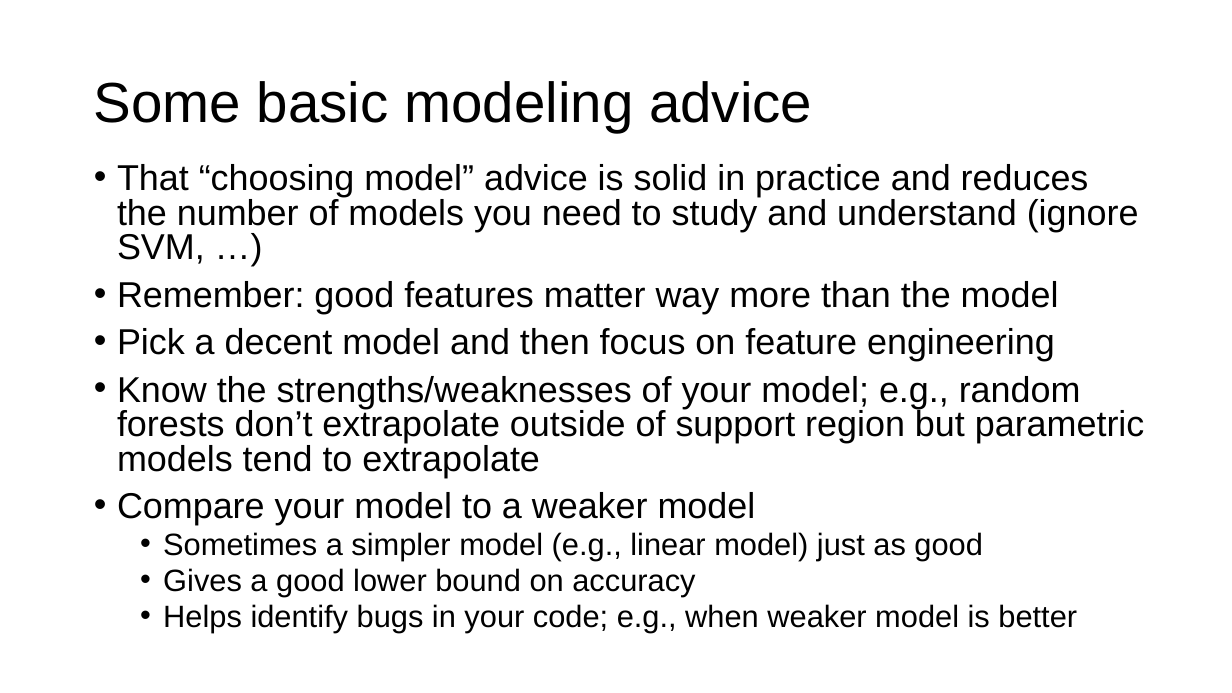
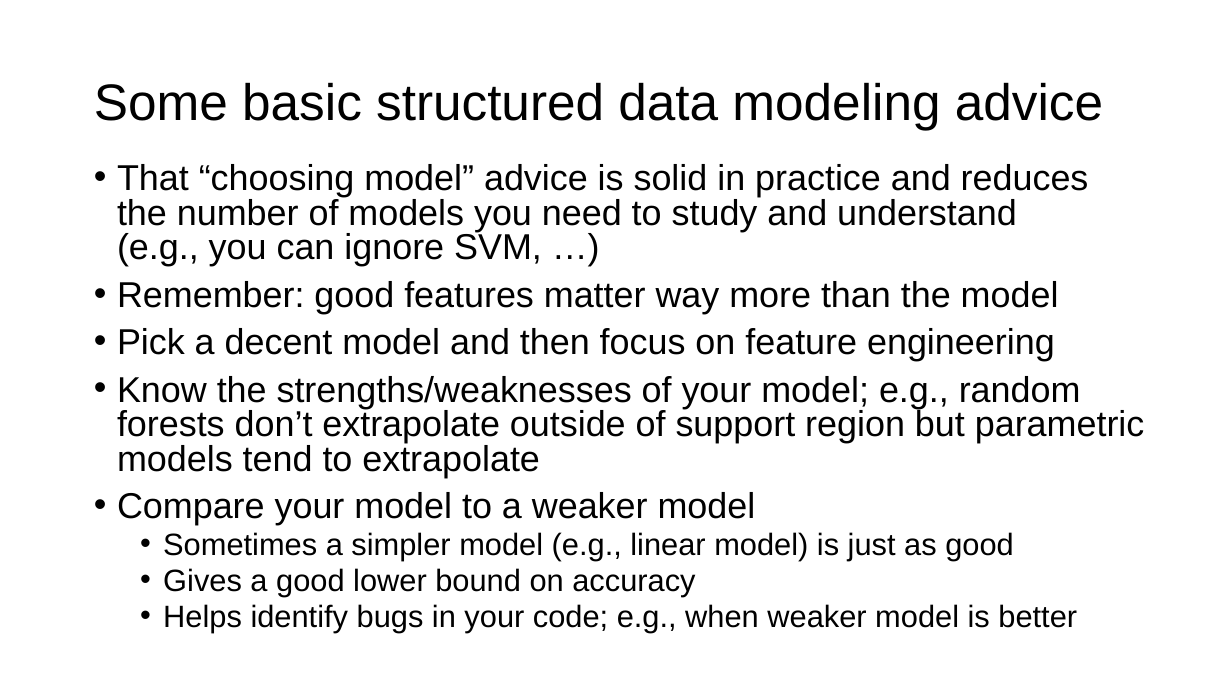
Before and after one commit to parrt/msds621, a slide deck: slide 4 of lectures/nonparametric-models.pptx. Drawn at 1232x693 pixels with LibreOffice and Linux fonts; fonts in the diff are those of the drawing; background and template pictures are left out. Boxes give left, top, right and bottom in pixels: in the first picture for what was removed or moved away, otherwise in the second. Text is boxed around its words. In the diff, an @@ line names an element or a change of style, - is before the commit and + after.

```diff
--- a/lectures/nonparametric-models.pptx
+++ b/lectures/nonparametric-models.pptx
@@ title at <box>94,82,1103,130</box>: text changed; size 44 to 40 pt @@
-Some basic modeling advice
+Some basic structured data modeling advice
@@ text at <box>117,164,1089,266</box>: text changed @@
-• That “choosing model” advice is solid in practice and reduces the number of models you need to study and understand (ignore SVM, …)
+• That “choosing model” advice is solid in practice and reduces the number of models you need to study and understand
+  (e.g., you can ignore SVM, …)
@@ text at <box>163,532,1014,561</box>: text changed @@
-  • Sometimes a simpler model (e.g., linear model) just as good
+  • Sometimes a simpler model (e.g., linear model) is just as good
```
Also in this commit, not shown: 1 other slide changed, 3 other files.
